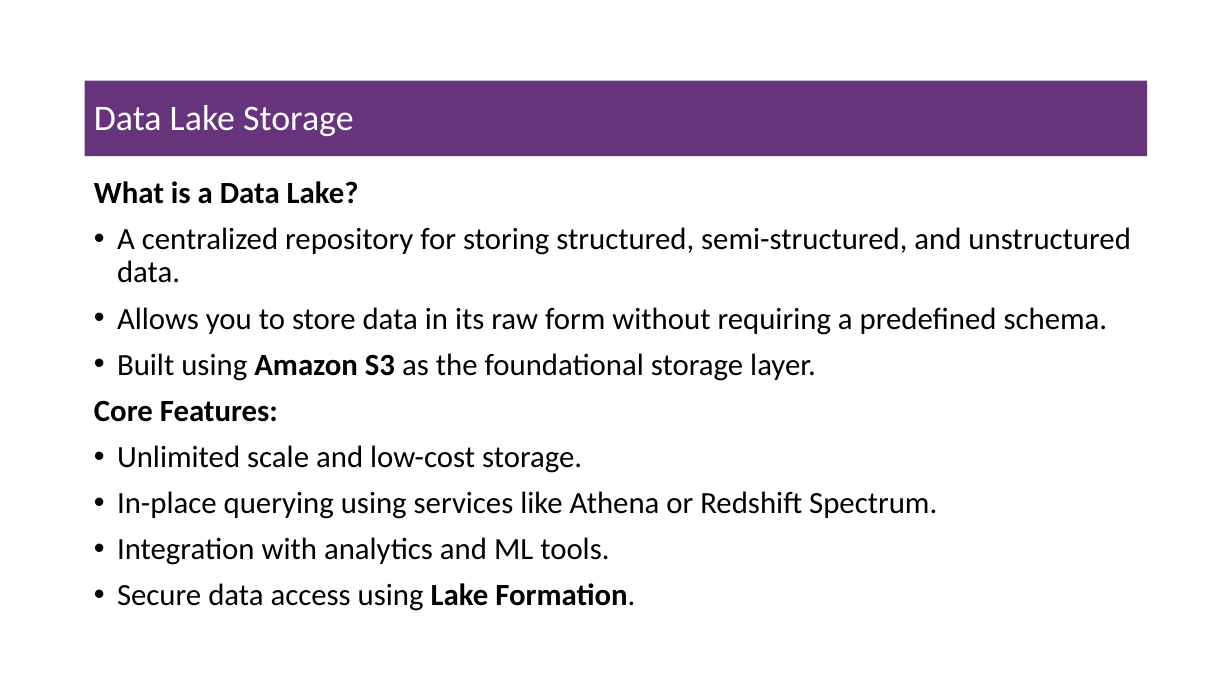
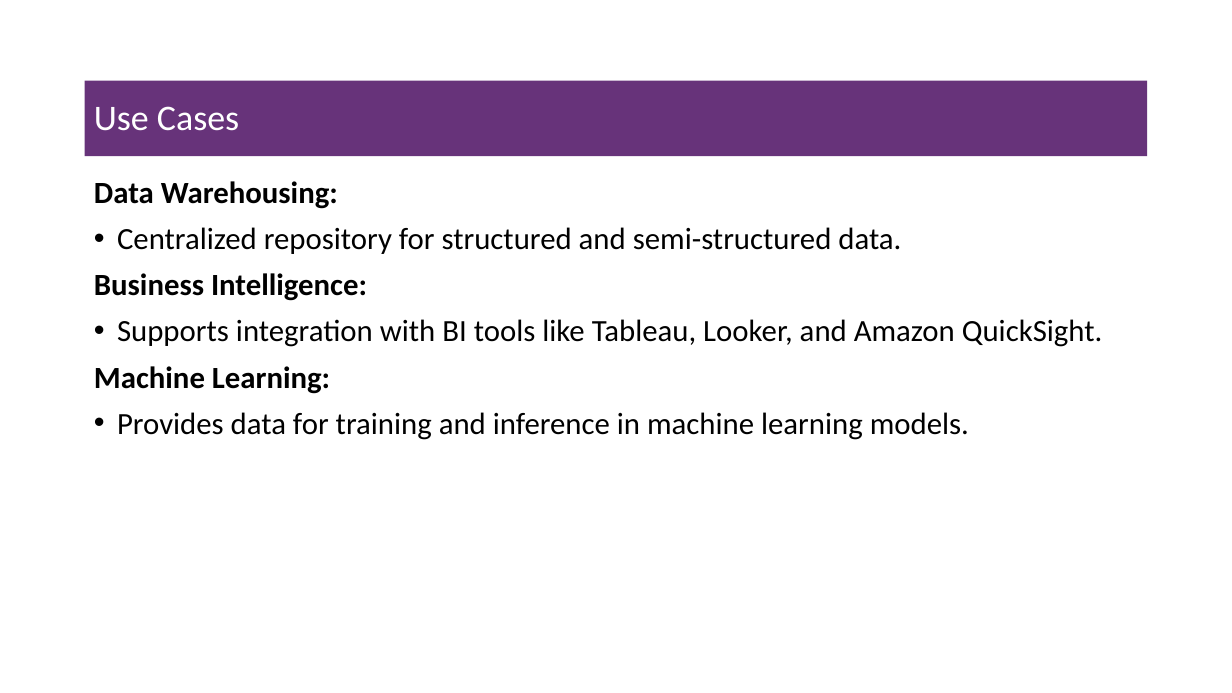
Before and after one commit to msfasha/307401-Big-Data, a slide deck: slide 42 of lecture_notes/section_3_introduction_to_amazon_aws/3-2-Introduction to AWS Data Engineering.pptx (slide 17 before the commit). Drawn at 1232x693 pixels with LibreOffice and Linux fonts; fonts in the diff are those of the drawing; background and template pictures are left out. Boxes give left, top, right and bottom in pixels: in the first picture for what was removed or moved away, otherwise in the second. Text is boxed around its words. In the diff, an @@ line names an element or a change of style, - is before the commit and + after.

Commit message:
work on amazon aws engineering

```diff
--- a/lecture_notes/section_3_introduction_to_amazon_aws/3-2-Introduction to AWS Data Engineering.pptx
+++ b/lecture_notes/section_3_introduction_to_amazon_aws/3-2-Introduction to AWS Data Engineering.pptx
@@ title at (94, 106, 239, 131): text changed @@
-Data Lake Storage
+Use Cases
@@ text at (94, 181, 1103, 440): text changed @@
-What is a Data Lake?
-• A centralized repository for storing structured, semi-structured, and unstructured data.
-• Allows you to store data in its raw form without requiring a predefined schema.
-• Built using Amazon S3 as the foundational storage layer.
-Core Features:
-• Unlimited scale and low-cost storage.
-• In-place querying using services like Athena or Redshift Spectrum.
-• Integration with analytics and ML tools.
-• Secure data access using Lake Formation.
+Data Warehousing:
+• Centralized repository for structured and semi-structured data.
+Business Intelligence:
+• Supports integration with BI tools like Tableau, Looker, and Amazon QuickSight.
+Machine Learning:
+• Provides data for training and inference in machine learning models.
```
Also in this commit, not shown: 12 other slides changed, 58 slides added, 40 slides removed, 19 other files.
